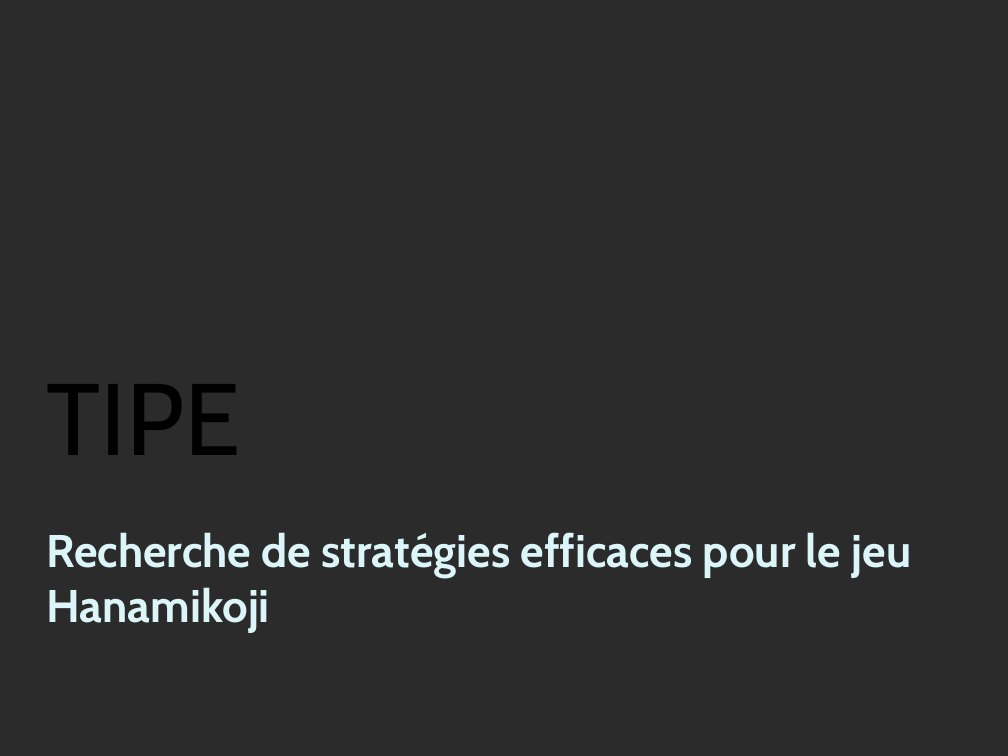
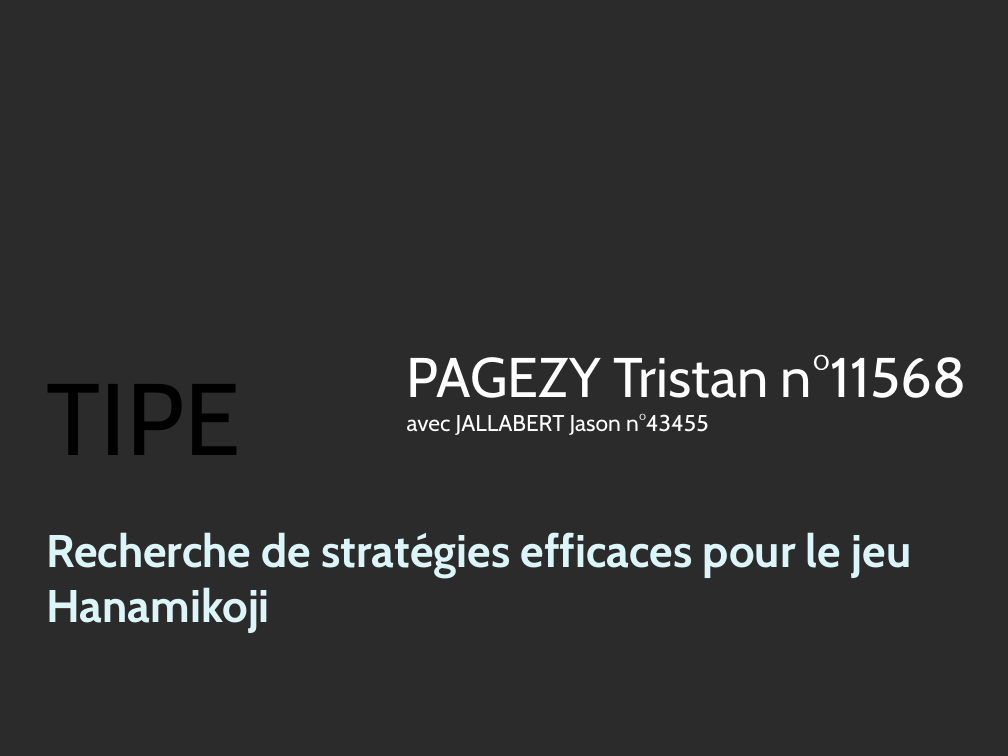
Before and after one commit to Triw-12/hanamikoji_solve, a slide deck: slide 1 of diaporama/Règles.odp. Drawn at 1008x756 pixels with LibreOffice and Linux fonts; fonts in the diff are those of the drawing; background and template pictures are left out; a plain dark background stands for a picture behind light text. Boxes give left, top, right and bottom in pixels: in the first picture for what was removed or moved away, otherwise in the second. Text is boxed around its words. In the diff, an @@ line names an element or a change of style, - is before the commit and + after.

```diff
--- a/diaporama/Règles.odp
+++ b/diaporama/Règles.odp
@@ text added at box(407, 355, 966, 435), 18 pt, text #FFFFFF @@
+PAGEZY Tristan n°11568
+avec JALLABERT Jason n°43455
```
Also in this commit, not shown: 16 other slides changed, 3 slides added, 2 slides removed, 2 other files.
